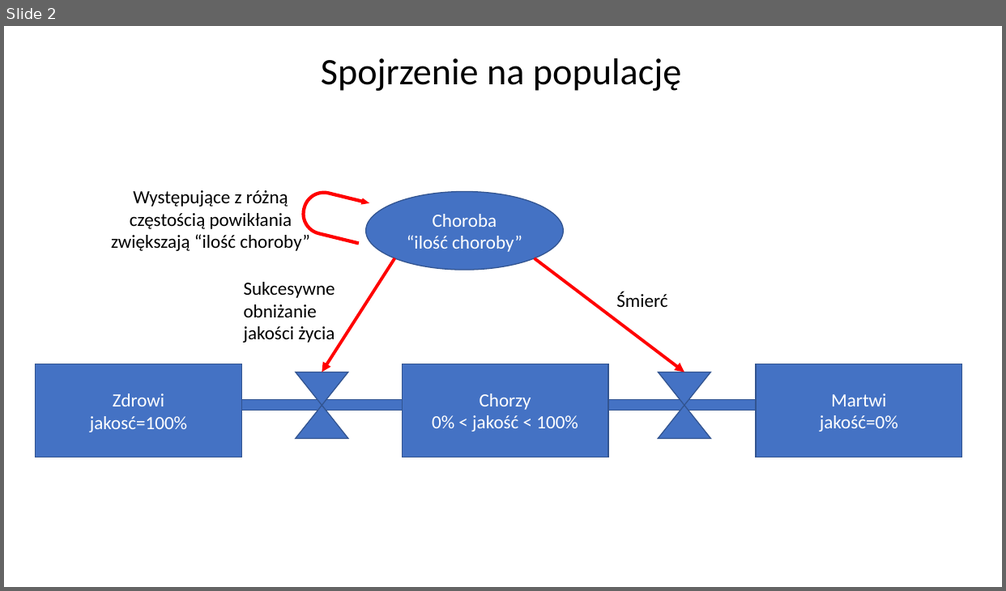
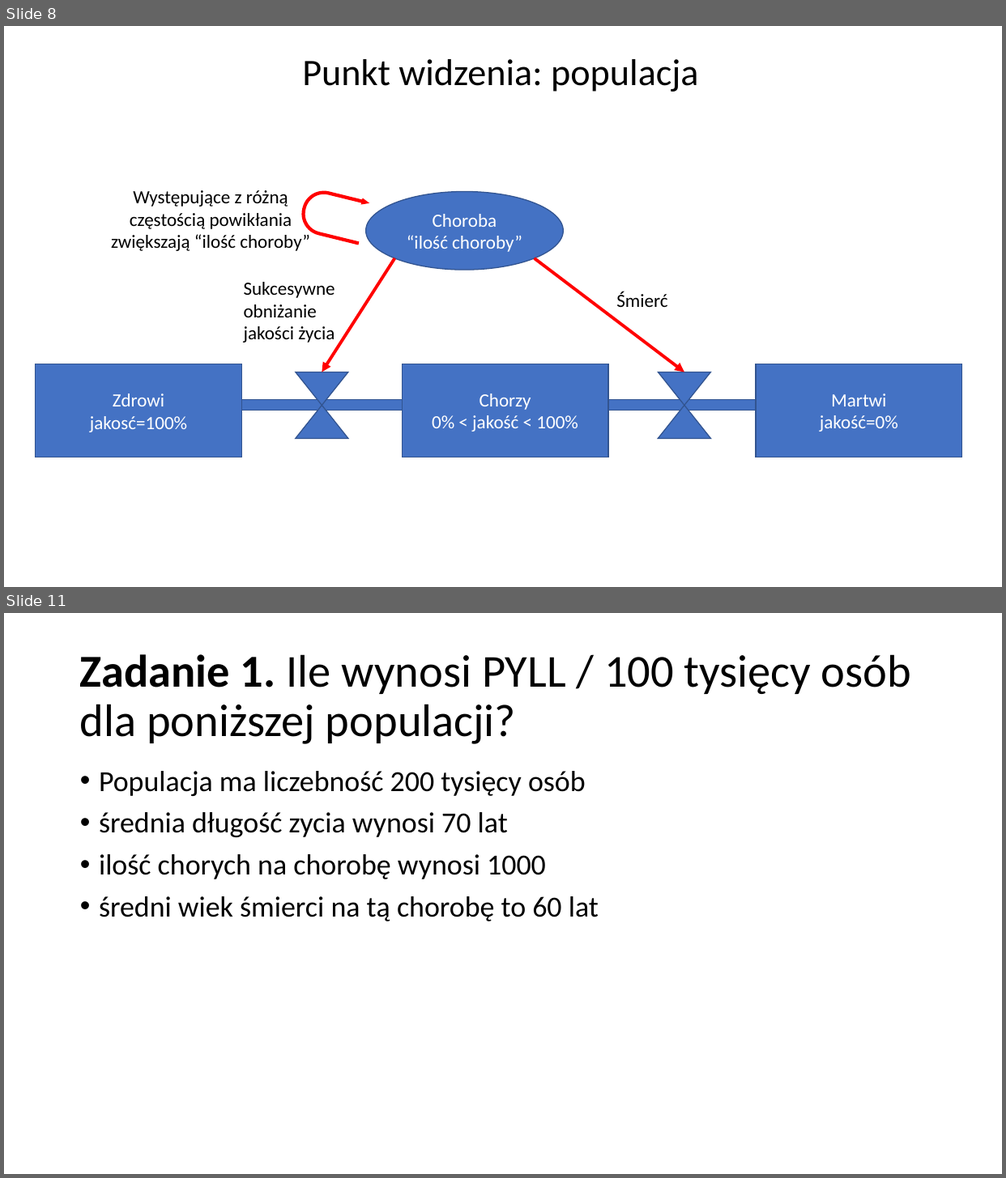
Before and after one commit to Jblew/medical-data-science, a slide deck: QALY i DALY ćwiczenia PL/QALY i DALY ćwiczenia PL diagramy.pptx. Shown one above the other, each under a label of ours: slide 2 before the commit, slides 8 and 11 after it; the slides between them are not shown. The pictures are 1006x591 and 1006x1178 pixels, drawn with LibreOffice and Linux fonts; fonts in the diff are those of the drawing. Boxes give left, top, right and bottom in pixels: in the first picture for what was removed or moved away, otherwise in the second. Text is boxed around its words. In the diff, an @@ line names an element or a change of style, - is before the commit and + after.

```diff
--- a/QALY i DALY ćwiczenia PL/QALY i DALY ćwiczenia PL diagramy.pptx
+++ b/QALY i DALY ćwiczenia PL/QALY i DALY ćwiczenia PL diagramy.pptx
@@ slide 11 added at (4, 613, 1002, 1174), background #FFFFFF @@
@@ title added at (80, 654, 911, 744), 44 pt, text #000000 @@
+Zadanie 1. Ile wynosi PYLL / 100 tysięcy osób dla poniższej populacji?
@@ text added at (99, 771, 599, 922), 28 pt, text #000000 @@
+• Populacja ma liczebność 200 tysięcy osób
+• średnia długość zycia wynosi 70 lat
+• ilość chorych na chorobę wynosi 1000
+• średni wiek śmierci na tą chorobę to 60 lat
@@ what was slide 2 is now slide 8 @@
@@ slide 8 changed as well @@
@@ text at (302, 59, 698, 92): text changed @@
-Spojrzenie na populację
+Punkt widzenia: populacja
```
Also in this commit, not shown: 3 other slides changed, 41 other slides added, 2 other files.
